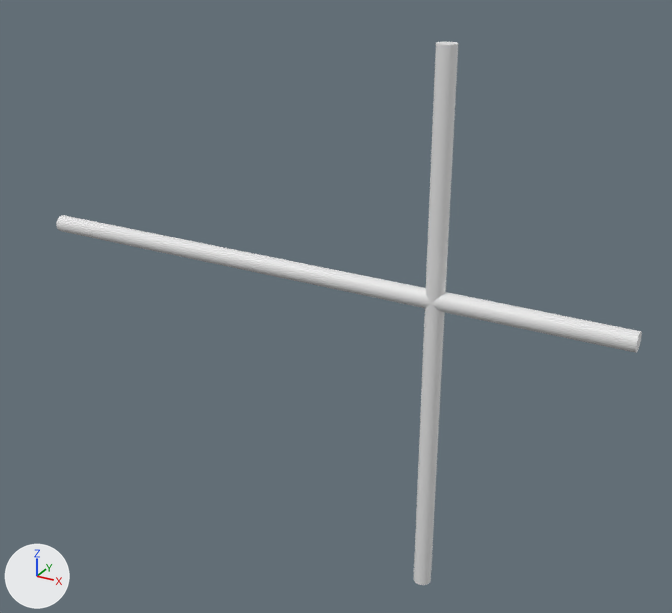
What one commit did to the COLLADA model models/cross_pipe.dae.
One viewpoint serves both versions: a 50 mm camera at (3.27, -8.0, 7.19) aimed at (-1.23, 0.18, 3.1). The axes (+X, +Y, +Z) are drawn at lower left. The lights are the same throughout. Mesh edges are drawn as thin lines on the coarser meshes. Where no turn or scale is listed for an object, it has been applied to the vertices.
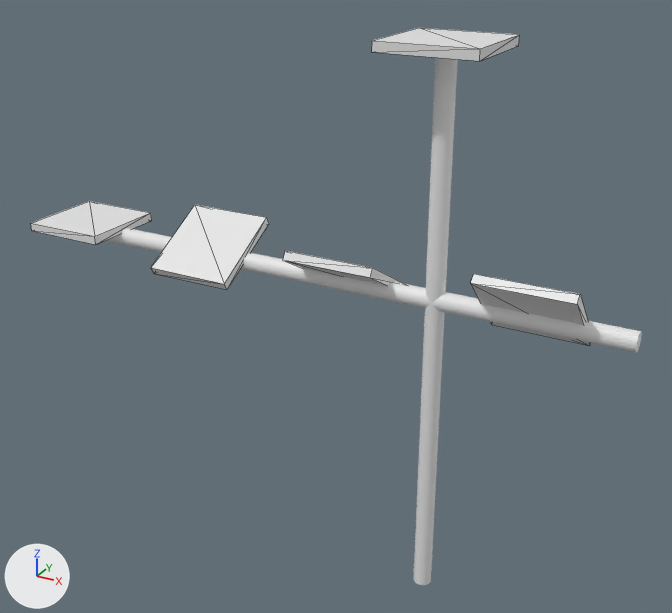
Where the change shows, as pixel boxes (x1, y1, x2, y2) in the pictures (672 x 613 px):
'Cube.002', added: after (151, 205, 269, 290)
'Cube', added: after (372, 28, 520, 61)
'Cube.004', added: after (470, 274, 590, 346)
'Cube.003', added: after (31, 201, 152, 245)
'Cube.001', added: after (283, 251, 405, 286)

Patch to the scene script:
```diff
--- a/models/cross_pipe.dae.py
+++ b/models/cross_pipe.dae.py
@@ me_cube @@
+me_cube.from_pydata(...)  # a box spanning x -0.5..0.5, y -0.5..0.5, z -0.05..0.05
@@ me_cube_002 @@
+me_cube_002.from_pydata([(-0.5, -0.458, 0.207), (-0.5, -0.408, 0.293), (-0.5, 0.408, -0.293), (-0.5, 0.458, -0.207), (0.5, -0.458, 0.207), (0.5, -0.408, 0.293), (0.5, 0.408, -0.293), (0.5, 0.458, -0.207)], [], [(1, 2, 0), (3, 6, 2), (7, 4, 6), (5, 0, 4), (6, 0, 2), (3, 5, 7), (1, 3, 2), (3, 7, 6), (7, 5, 4), (5, 1, 0), (6, 4, 0), (3, 1, 5)])
@@ me_cube_003 @@
+me_cube_003.from_pydata([(-0.5, -0.408, -0.293), (-0.5, -0.458, -0.207), (-0.5, 0.458, 0.207), (-0.5, 0.408, 0.293), (0.5, -0.408, -0.293), (0.5, -0.458, -0.207), (0.5, 0.458, 0.207), (0.5, 0.408, 0.293)], [], [(1, 2, 0), (3, 6, 2), (7, 4, 6), (5, 0, 4), (6, 0, 2), (3, 5, 7), (1, 3, 2), (3, 7, 6), (7, 5, 4), (5, 1, 0), (6, 4, 0), (3, 1, 5)])
@@ me_cube_005 @@
+me_cube_005.from_pydata([(-0.5, -0.389, 0.318), (-0.5, -0.318, 0.389), (-0.5, 0.318, -0.389), (-0.5, 0.389, -0.318), (0.5, -0.389, 0.318), (0.5, -0.318, 0.389), (0.5, 0.318, -0.389), (0.5, 0.389, -0.318)], [], [(1, 2, 0), (3, 6, 2), (7, 4, 6), (5, 0, 4), (6, 0, 2), (3, 5, 7), (1, 3, 2), (3, 7, 6), (7, 5, 4), (5, 1, 0), (6, 4, 0), (3, 1, 5)])
@@ ob_cube @@
+ob_cube = bpy.data.objects.new('Cube', me_cube)
+ob_cube.location = (0.0, 0.0, 6.0)
@@ ob_cube_001 @@
+ob_cube_001 = bpy.data.objects.new('Cube.001', me_cube_002)
+ob_cube_001.location = (-1.0, 0.0, 3.6)
@@ ob_cube_002 @@
+ob_cube_002 = bpy.data.objects.new('Cube.002', me_cube_003)
+ob_cube_002.location = (-2.75, 0.0, 3.6)
@@ ob_cube_003 @@
+ob_cube_003 = bpy.data.objects.new('Cube.003', me_cube.copy())
+ob_cube_003.location = (-4.5, 0.0, 3.6)
@@ ob_cube_004 @@
+ob_cube_004 = bpy.data.objects.new('Cube.004', me_cube_005)
+ob_cube_004.location = (1.0, 0.0, 3.6)
```
